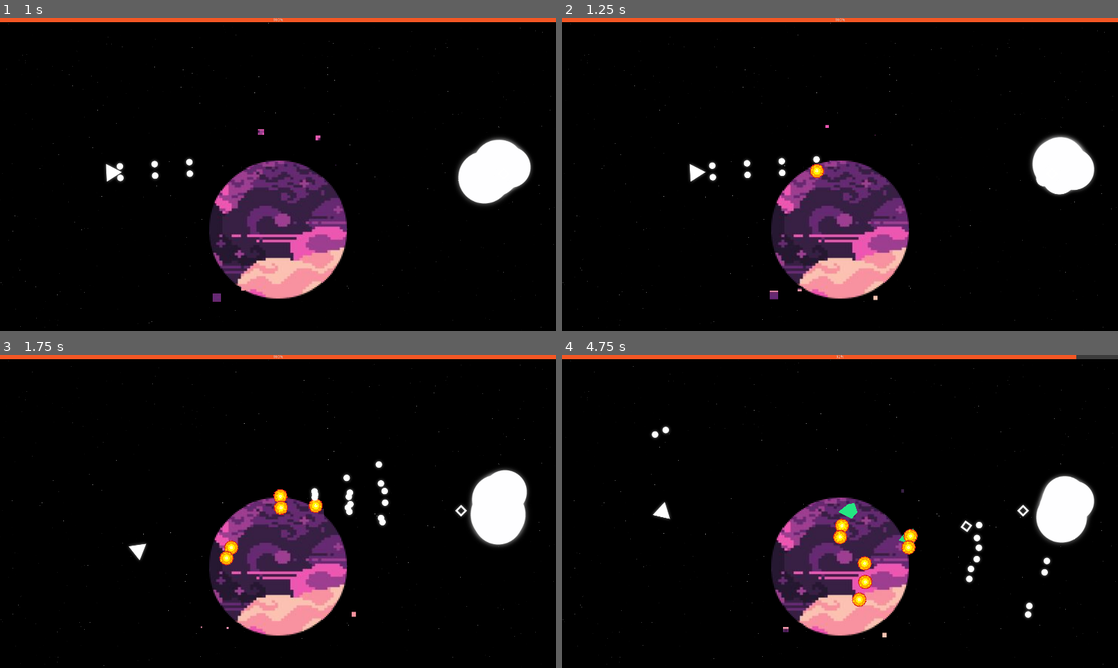
Above: before the commit, frames 1-4 (two rows, left to right).
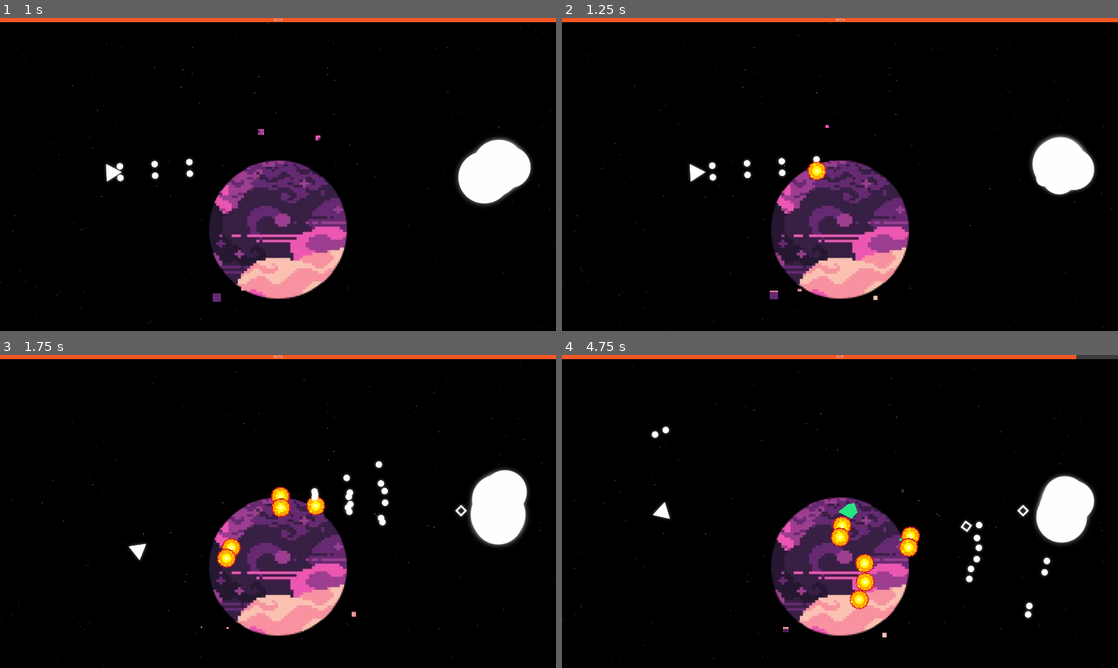
Above: after the commit, the same moments.

Repository: SAM2WOW/ProjectDanmaku
Game: Godot game, scene res://scenes/Main.tscn
Two runs of this game, one before a commit and one after it. Both use one fixed random seed, a clock stepped at 60 frames per second and the inputs below. The engine's default icon, where the game draws it, is replaced by a stand-in: a white triangle on a blue panel in a dark square.
Inputs (mouse positions are in pixels of both pictures, inside the frame that each line leads up to):
- Up to frame 1 (1 s): tap Enter at 0.5 s; move the mouse to (400, 158) at 0.52 s; press the mouse at (400, 158) at 0.53 s; hold D (move_right) from 0.53 s (still down)
- Up to frame 2 (1.25 s): keep holding D (move_right)
- Up to frame 3 (1.75 s): move the mouse to (166, 527) at 1.27 s; release D (move_right) at 1.28 s; release the mouse at (166, 527) at 1.28 s; hold S (move_down) from 1.28 s (still down); click (166, 527) at 1.35 s
- Up to frame 4 (4.75 s): move the mouse to (895, 442) at 2.02 s; release S (move_down) at 2.03 s; press the mouse at (895, 442) at 2.03 s; hold D (move_right) 2.03-2.78 s; move the mouse to (812, 574) at 2.77 s; release the mouse at (812, 574) at 2.78 s; hold W (move_up) 2.78-3.53 s; click (812, 574) at 2.85 s; move the mouse to (1006, 558) at 3.52 s; press the mouse at (1006, 558) at 3.53 s; hold A (move_left) from 3.53 s (still down); move the mouse to (673, 464) at 4.27 s; release the mouse at (673, 464) at 4.28 s; click (673, 464) at 4.35 s

Frame 1 is identical in both runs. In frame 2, 0.1% of the frame differs, in the area x 44-48%, y 45-52%; in frame 3, 0.5%; in frame 4, 0.8%, in the area x 48-65%, y 51-82%.

Commit message:
collage bullets update

Diff:
--- a/arts/shaders/Style0.tres
+++ b/arts/shaders/Style0.tres
@@ -4,38 +4,26 @@
 code = "shader_type canvas_item;
 
 uniform vec4 bg_color: hint_color;
-uniform float circle_size = 1.0;
 
 float rand(vec2 st) {
     return fract(sin(dot(st.xy, vec2(12.9898,78.233))) * 43758.5453123);
 }
 
 void fragment() {
-	vec2 uv = UV - 0.5;
-	uv.x *= 1.0;
-	float d = length(uv);
-	float rad = circle_size;
-	float c = 0.0;
-	if (d<rad){
-		float size = 1.0;
-		float prob = 0.89;
-		vec2 pos = floor(1.0 / size * FRAGCOORD.xy);
-		float color = 0.0;
-		float starValue = rand(pos);
+	float size = 1.0;
+	float prob = 0.89;
+	vec2 pos = floor(1.0 / size * FRAGCOORD.xy);
+	float color = 0.0;
+	float starValue = rand(pos);
 
-		if ((rand(SCREEN_UV.xy / 20.0) > 0.996) && (starValue > prob))
-		{
-			float r = rand(SCREEN_UV.xy);
-			color = r * (0.85 * sin(TIME * (r * 5.0) + 720.0 * r) + 0.95);
-		}
-		COLOR = vec4(vec3(color),1.0) + bg_color;
+	if ((rand(SCREEN_UV.xy / 20.0) > 0.996) && (starValue > prob))
+	{
+		float r = rand(SCREEN_UV.xy);
+		color = r * (0.85 * sin(TIME * (r * 5.0) + 720.0 * r) + 0.95);
 	}
-	else{
-		COLOR = vec4(vec3(c),0);
-	}
+	COLOR = vec4(vec3(color),1.0) + bg_color;
 }"
 
 [resource]
 shader = SubResource( 3 )
 shader_param/bg_color = Color( 0, 0, 0, 1 )
-shader_param/circle_size = 1.0
--- a/arts/shaders/Style1.tres
+++ b/arts/shaders/Style1.tres
@@ -11,22 +11,9 @@
 [sub_resource type="VisualShaderNodeVectorFunc" id=3]
 function = 34
 
-[sub_resource type="VisualShaderNodeVectorOp" id=6]
-default_input_values = [ 0, Vector3( 0, 0, 0 ), 1, Vector3( 0.5, 0.5, 0 ) ]
-operator = 1
-
-[sub_resource type="VisualShaderNodeVectorLen" id=7]
-
-[sub_resource type="VisualShaderNodeIf" id=8]
-default_input_values = [ 0, 0.0, 1, 0.5, 2, 1e-05, 3, Vector3( 0, 0, 0 ), 4, Vector3( 0, 0, 0 ), 5, Vector3( 1, 1, 1 ) ]
-
-[sub_resource type="VisualShaderNodeTextureUniform" id=13]
-uniform_name = "TextureUniform"
-
 [sub_resource type="VisualShader" id=4]
 code = "shader_type canvas_item;
 uniform sampler2D tex_frg_2;
-uniform sampler2D TextureUniform;
 
 
 
@@ -47,18 +34,8 @@
 	vec3 n_out2p0 = tex_frg_2_read.rgb;
 	float n_out2p1 = tex_frg_2_read.a;
 
-// TextureUniform:9
-	vec3 n_out9p0;
-	float n_out9p1;
-	{
-		vec4 n_tex_read = texture(TextureUniform, UV.xy);
-		n_out9p0 = n_tex_read.rgb;
-		n_out9p1 = n_tex_read.a;
-	}
-
 // Output:0
 	COLOR.rgb = n_out2p0;
-	COLOR.a = n_out9p1;
 
 }
 
@@ -67,25 +44,16 @@
 
 }
 "
-graph_offset = Vector2( -707.881, 49.3224 )
+graph_offset = Vector2( -758.509, -43.9514 )
 mode = 1
 flags/light_only = false
-nodes/fragment/0/position = Vector2( 400, 160 )
-nodes/fragment/2/node = SubResource( 10 )
+nodes/fragment/2/node = SubResource( 1 )
 nodes/fragment/2/position = Vector2( 80, 40 )
 nodes/fragment/3/node = SubResource( 2 )
 nodes/fragment/3/position = Vector2( -580, 160 )
 nodes/fragment/4/node = SubResource( 3 )
 nodes/fragment/4/position = Vector2( -280, 160 )
-nodes/fragment/6/node = SubResource( 6 )
-nodes/fragment/6/position = Vector2( -520, 460 )
-nodes/fragment/7/node = SubResource( 7 )
-nodes/fragment/7/position = Vector2( -300, 480 )
-nodes/fragment/8/node = SubResource( 8 )
-nodes/fragment/8/position = Vector2( -100, 480 )
-nodes/fragment/9/node = SubResource( 13 )
-nodes/fragment/9/position = Vector2( -440, 260 )
-nodes/fragment/connections = PoolIntArray( 3, 0, 4, 0, 4, 0, 2, 0, 6, 0, 7, 0, 7, 0, 8, 0, 2, 0, 0, 0, 9, 1, 0, 1 )
+nodes/fragment/connections = PoolIntArray( 2, 0, 0, 0, 3, 0, 4, 0, 4, 0, 2, 0 )
 
 [resource]
 shader = SubResource( 4 )
--- a/objects/characters/Player.gd
+++ b/objects/characters/Player.gd
@@ -95,6 +95,8 @@
 			init_pixel_bullets();
 		2:
 			init_3d_bullets();
+		3:
+			init_collage_bullets();
 		_:
 			var b = bullet.instance();
 			b.style = 2;
@@ -122,7 +124,6 @@
 
 func init_3d_bullets():
 	var charge = holdTime / maxHoldTime;
-	print(charge);
 	if (charge > 1.0): charge = 1.0;
 
 	var b = bullet.instance();
@@ -131,6 +132,12 @@
 	get_parent().add_child(b)
 	b.init_3d_bullet(get_global_position(), style, charge);
 
+func init_collage_bullets():
+	var b = bullet.instance();
+	b.dir = get_global_position().direction_to(get_global_mouse_position());
+	b.rotation = 2*PI + atan2(b.dir.y, b.dir.x);
+	get_parent().add_child(b)
+	b.init_collage_bullet(get_global_position(), style);
 
 func damage(amount):
 	print("Player have been damaged %d" % amount)
--- a/objects/characters/Player.tscn
+++ b/objects/characters/Player.tscn
@@ -64,7 +64,7 @@
 [node name="AnimatedSprite" type="AnimatedSprite" parent="Style1"]
 scale = Vector2( 3, 3 )
 frames = SubResource( 8 )
-frame = 2
+frame = 1
 speed_scale = 2.0
 playing = true
 script = ExtResource( 4 )
--- a/objects/weapons/PlayerBullet.gd
+++ b/objects/weapons/PlayerBullet.gd
@@ -71,6 +71,11 @@
 	show_verse_style(verse);
 	damage = Global.player_bullet_properties[verse]["damage"];
 	set_linear_velocity(dir*Global.player_bullet_properties[verse]["speed"]);
+
+func init_collage_bullet(pos, verse):
+	damage = Global.player_bullet_properties[verse]["damage"];
+	fire_spread(pos, verse, 3, 30, damage, Global.player_bullet_properties[verse]["speed"]);
+	queue_free();
 
 func explode():
 	var e = explosion.instance();
--- a/objects/weapons/PlayerBullet.tscn
+++ b/objects/weapons/PlayerBullet.tscn
@@ -47,7 +47,7 @@
 visible = false
 
 [node name="AnimatedSprite" type="AnimatedSprite" parent="Style1"]
-scale = Vector2( 3, 3 )
+scale = Vector2( 4, 4 )
 frames = SubResource( 5 )
 frame = 1
 playing = true
--- a/scripts/Global.gd
+++ b/scripts/Global.gd
@@ -16,5 +16,5 @@
 	0: {"damage":10, "fire rate":0.2, "speed":900},
 	1: {"damage":50, "fire rate":0.75, "speed":1500},
 	2: {"damage":100, "fire rate":0.4, "speed":900},
-	3: {"damage":15, "fire rate":0.2, "speed":1000}
+	3: {"damage":10, "fire rate":0.4, "speed":1000}
 }
Not shown: 1 places in arts/shaders/Style1.tres that only renumber resources
